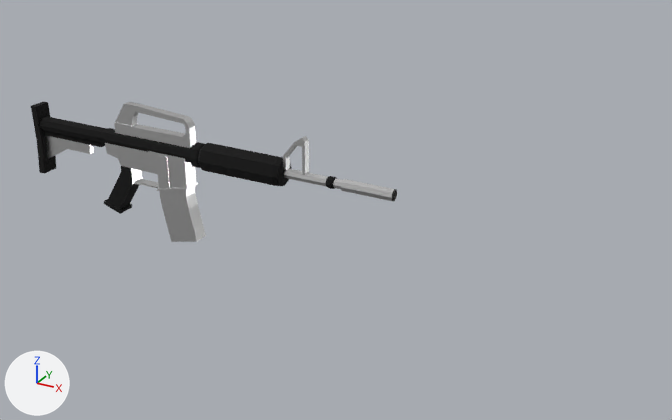
An edit to the Blender file Models/ar.blend, drawn before and after from the same camera.
Camera for both pictures: a 50 mm camera at (5.97, -7.7, 3.67) aimed at (1.33, 0.73, -0.54). Every picture has the same lights, and +X, +Y and +Z are marked at lower left.
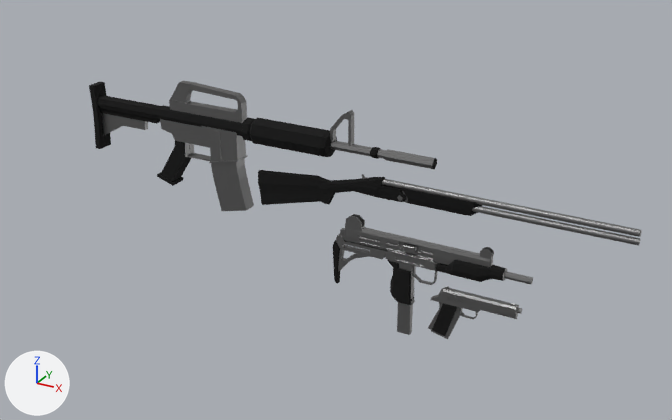
What changed in the scene script:
```text
Add mat_metal_smg:
    mat_metal_smg = principled_material('metal smg')
    mat_metal_smg.base_color = (0.236, 0.236, 0.236)  # grey #858585
    mat_metal_smg.metallic = 1.0
Change me_cube_001:
    where me_cube_001.from_pydata(...)  # 646 vertices, 645 faces; spans x -2.39..2.39, y -0.17..0.17, z -1.0..0.57
    used by ob_cube; location = (0.0, 0.0, 0.0)
    me_cube_001 part 1: all 411 faces that had it switch from mat_metal (white #e7e7e7) to mat_metal_smg (grey #858585)
Add me_cube_006:
    me_cube_006.from_pydata(...)  # 1528 vertices, 1508 faces; spans x -1.2..1.2, y -0.13..0.11, z -0.97..0.38
    # faces by material slot: [771, 737]
    me_cube_006.materials.append(mat_plastic)  # black #000000
    me_cube_006.materials.append(mat_metal_smg)  # grey #858585
Add me_cube_004:
    me_cube_004.from_pydata(...)  # 592 vertices, 553 faces; spans x -0.524..0.549, y -0.03..0.054, z -0.49..0.176
    # faces by material slot: [533, 20]
    me_cube_004.materials.append(mat_metal_smg)  # grey #858585
    me_cube_004.materials.append(mat_plastic)  # black #000000
Add me_cylinder:
    me_cylinder.from_pydata(...)  # 240 vertices, 178 faces; spans x -1.15..1.65, y -0.05..0.05, z -0.12..0.11
    # faces by material slot: [142, 36]
    me_cylinder.materials.append(mat_metal_smg)  # grey #858585
    me_cylinder.materials.append(mat_plastic)  # black #000000
Add me_cube_002:
    me_cube_002.from_pydata(...)  # 114 vertices, 92 faces; spans x -1.53..0.42, y -0.06..0.05, z -0.54..0.12
    # faces by material slot: [10, 82]
    me_cube_002.materials.append(mat_metal_smg)  # grey #858585
    me_cube_002.materials.append(mat_plastic)  # black #000000
Change ob_cube:
    ob_cube.location: (0.0, 0.0, 0.0) -> (0.0, 1.0, 0.0)
Add ob_uzi:
    ob_uzi = bpy.data.objects.new('Uzi', me_cube_006)
    ob_uzi.location = (2.355, 0.999, -1.081)
Add ob_cube_001:
    ob_cube_001 = bpy.data.objects.new('Cube.001', me_cube_004)
    ob_cube_001.location = (2.923, 0.999, -1.494)
    _m = ob_cube_001.modifiers.new('Mirror', 'MIRROR')
    _m.use_axis = (False, True, False)
Add ob_barrel_end:
    ob_barrel_end = bpy.data.objects.new('Barrel end', me_cylinder)
    ob_barrel_end.location = (2.94, 1.0, -0.281)
Add ob_butt:
    ob_butt = bpy.data.objects.new('Butt', me_cube_002)
    ob_butt.location = (1.651, 1.0, -0.281)
    _m = ob_butt.modifiers.new('Mirror', 'MIRROR')
    _m.use_axis = (False, True, False)
```

What differs and where, as boxes [x1, y1, x2, y2] in the pictures (672 x 420 px):
'Cube', recoloured, moved: before [31, 102, 397, 242]; after [89, 81, 437, 211]
'Uzi', added: after [333, 214, 533, 335]
    faces in mat_metal_smg (grey #858585): [336, 214, 533, 335]
    faces in mat_plastic (black #000000): [333, 240, 507, 305]
'Barrel end', added: after [382, 179, 642, 246]
    faces in mat_metal_smg (grey #858585): [382, 179, 642, 246]
    faces in mat_plastic (black #000000): [401, 188, 482, 216]
'Butt', added (black): after [258, 170, 406, 205]
    faces in mat_plastic (black #000000): [258, 170, 406, 205]
'Cube.001', added (black): after [428, 286, 522, 339]
    faces in mat_metal_smg (grey #858585): [428, 286, 522, 339]
    faces in mat_plastic (black #000000): [432, 303, 457, 336]
part 1 of me_cube_001, recoloured: before [45, 102, 397, 242]; after [102, 81, 437, 211]
